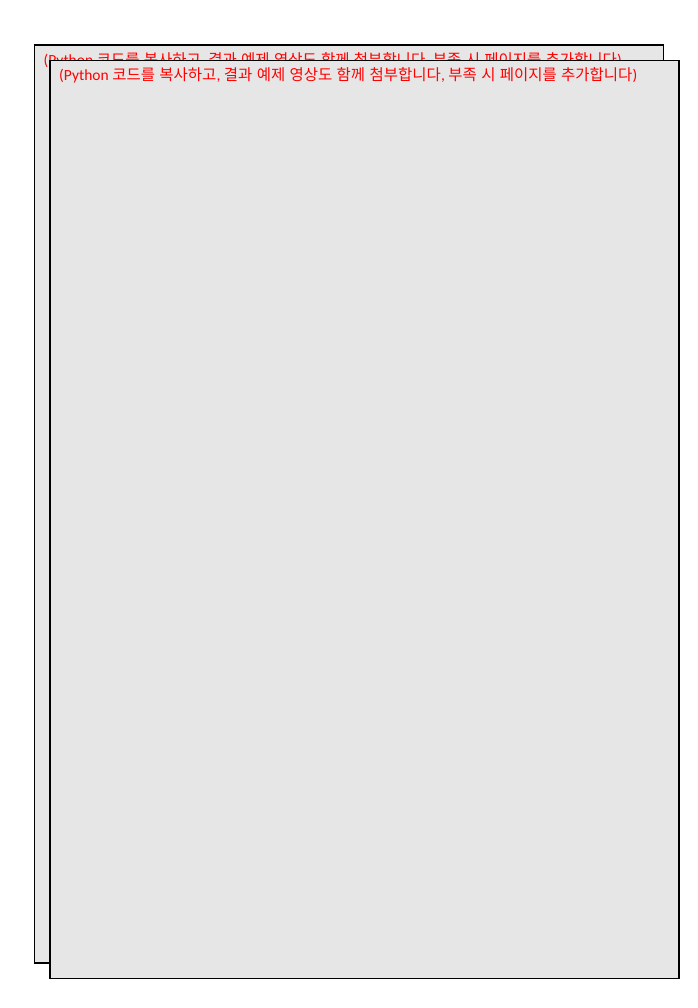
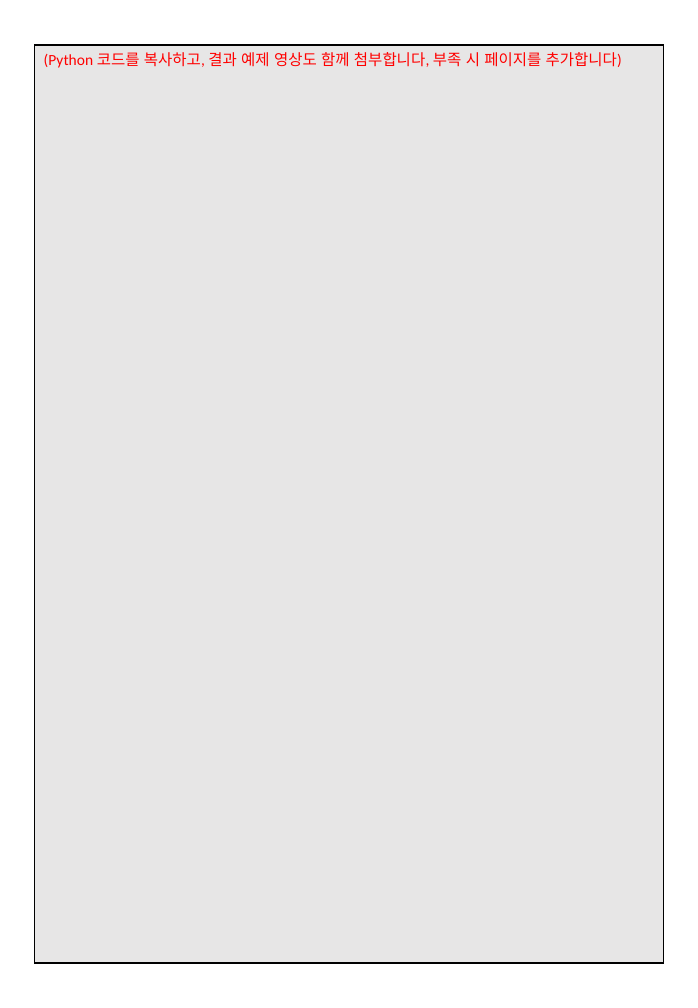
Before and after one commit to oMFDOo/School_3.1, a slide deck: slide 2 of 디지털 영상처리/디지털영상처리(Homework#04).pptx. Drawn at 698x1008 pixels with LibreOffice and Linux fonts; fonts in the diff are those of the drawing. Boxes give left, top, right and bottom in pixels: in the first picture for what was removed or moved away, otherwise in the second. Text is boxed around its words. In the diff, an @@ line names an element or a change of style, - is before the commit and + after.

```diff
--- a/디지털 영상처리/디지털영상처리(Homework#04).pptx
+++ b/디지털 영상처리/디지털영상처리(Homework#04).pptx
@@ rectangle removed at bbox=[50, 60, 679, 979] @@
-(Python 코드를 복사하고, 결과 예제 영상도 함께 첨부합니다, 부족 시 페이지를 추가합니다)
```
Also in this commit, not shown: 1 other slide changed.
